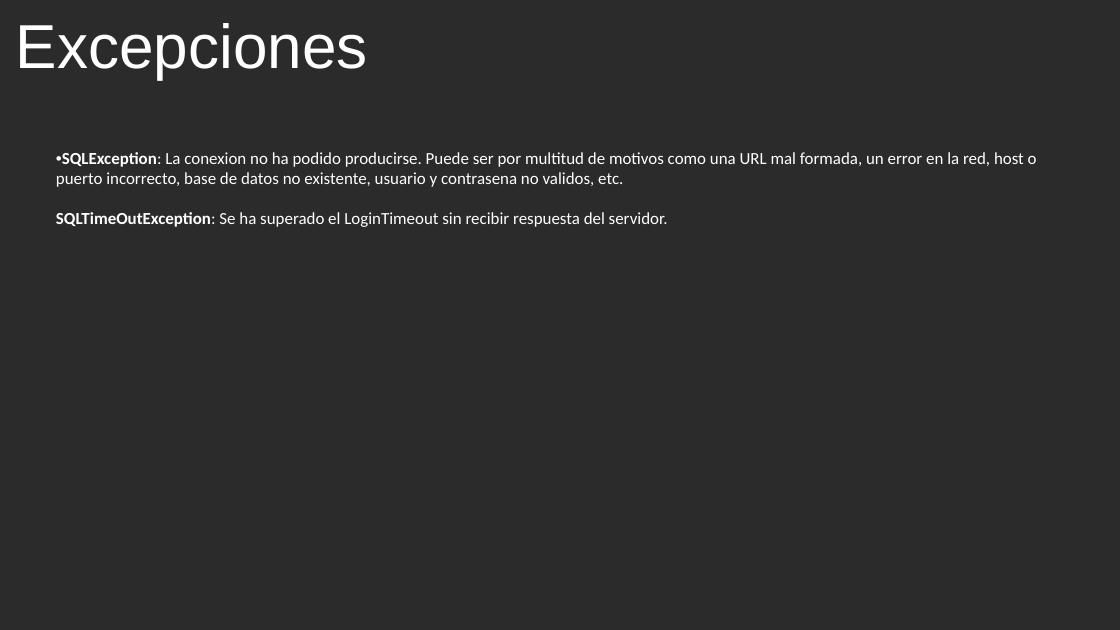
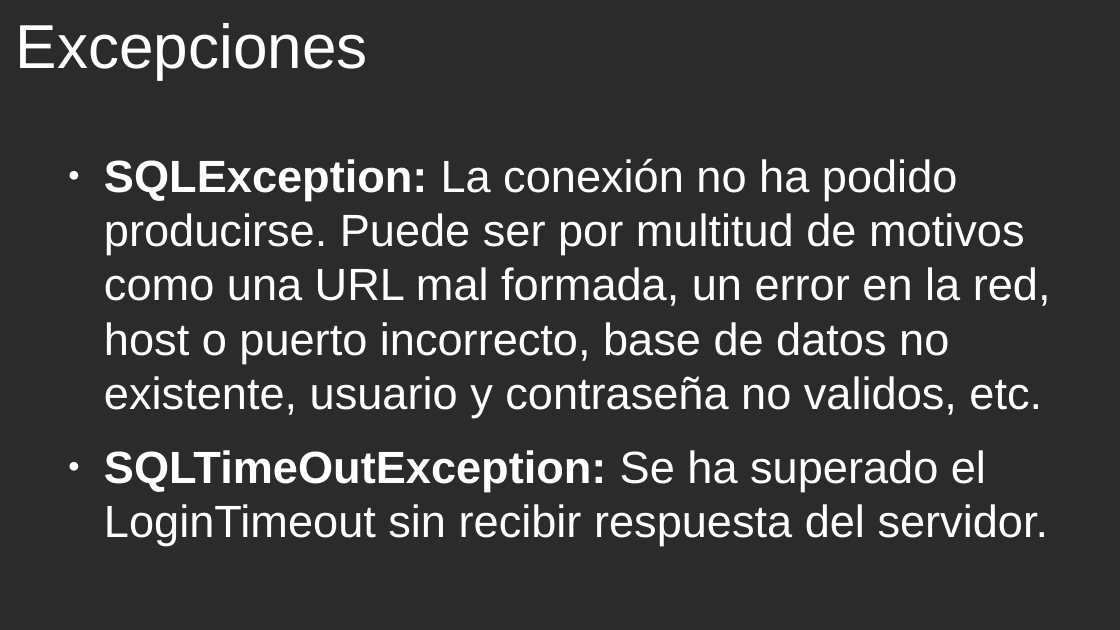
Before and after one commit to cmorenoruiz/ApuntesProgramacion, a slide deck: slide 21 of Unidad 13 Acceso a Bases de Datos/Acceso a BD Presentación para clase.odp. Drawn at 1120x630 pixels with LibreOffice and Linux fonts; fonts in the diff are those of the drawing; background and template pictures are left out; a plain dark background stands for a picture behind light text. Boxes give left, top, right and bottom in pixels: in the first picture for what was removed or moved away, otherwise in the second. Text is boxed around its words. In the diff, an @@ line names an element or a change of style, - is before the commit and + after.

Commit message:
Añadiendo concurrencia y navegabilidad en la Presentación. errores menores en la teoría de la U13

```diff
--- a/Unidad 13 Acceso a Bases de Datos/Acceso a BD Presentación para clase.odp
+++ b/Unidad 13 Acceso a Bases de Datos/Acceso a BD Presentación para clase.odp
@@ text at bbox=[104, 158, 1051, 417]: text changed; size 12 to 32 pt; font Calibri to Arial @@
-•SQLException: La conexion no ha podido producirse. Puede ser por multitud de motivos como una URL mal formada, un error en la red, host o puerto incorrecto, base de datos no existente, usuario y contrasena no validos, etc.
+● SQLException: La conexión no ha podido producirse. Puede ser por multitud de motivos como una URL mal formada, un error en la red, host o puerto incorrecto, base de datos no existente, usuario y contraseña no validos, etc.
@@ text at bbox=[104, 450, 1049, 546]: size 12 to 32 pt, font Calibri to Arial in "SQLTimeOutException: Se ha superado el LoginTimeout sin ..."; bold on in "SQLTimeOutException:"; bullet none to ● @@
```
Also in this commit, not shown: 4 other slides changed, 7 slides added, 3 other files.
